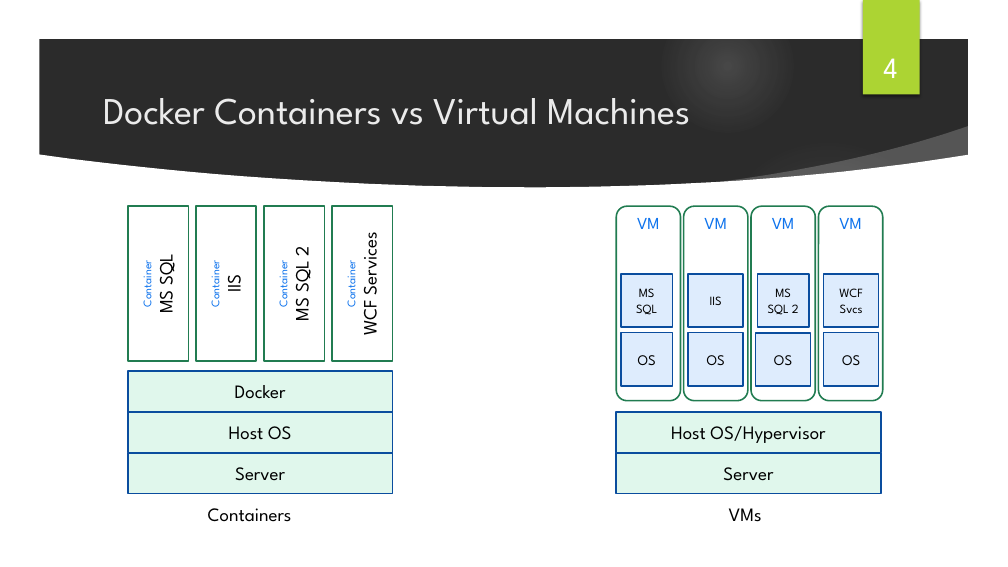
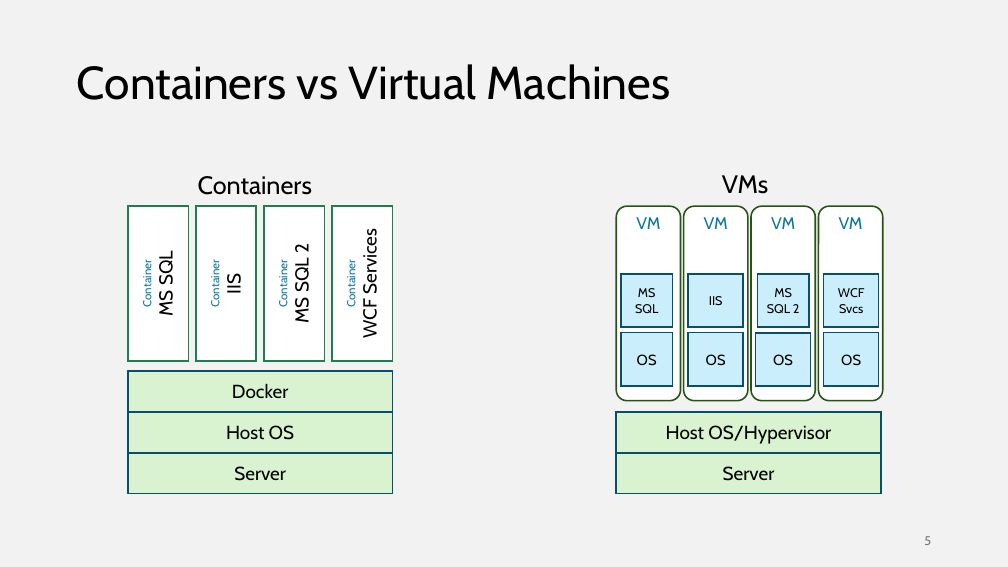
Before and after one commit to ilanham/Presentations, a slide deck: slide 5 of docker/Developing for SQL Server with Docker.pptx (slide 4 before the commit). Drawn at 1008x567 pixels with LibreOffice and Linux fonts; fonts in the diff are those of the drawing; background and template pictures are left out; a plain dark background stands for a picture behind light text. Boxes give left, top, right and bottom in pixels: in the first picture for what was removed or moved away, otherwise in the second. Text is boxed around its words. In the diff, an @@ line names an element or a change of style, - is before the commit and + after.

Commit message:
latest Docker slides version

```diff
--- a/docker/Developing for SQL Server with Docker.pptx
+++ b/docker/Developing for SQL Server with Docker.pptx
@@ background picture (left out) to #F2F2F2 @@
@@ group removed at bbox=[0, 0, 1008, 567]: 5 ellipses, 3 freeform shapes @@
@@ rectangle removed at bbox=[863, 0, 920, 95] @@
@@ page number removed at bbox=[883, 58, 897, 78] @@
-4
@@ title at bbox=[77, 64, 671, 100]: text changed; size 36 to 44 pt; font League Spartan to Cabin; text colour #EBEBEB to #000000 @@
-Docker Containers vs Virtual Machines
+Containers vs Virtual Machines
@@ text "Containers": place and size @@
-text "Containers" at bbox=[208, 508, 292, 522]
+text "Containers" at bbox=[198, 176, 312, 195]
@@ text "Containers" at bbox=[198, 176, 312, 195]: size 18 to 24 pt, font League Spartan to Cabin @@
@@ text "VMs" at bbox=[722, 175, 768, 194]: size 18 to 24 pt, font League Spartan to Cabin @@
@@ text "VMs": place and size @@
-text "VMs" at bbox=[729, 508, 762, 522]
+text "VMs" at bbox=[722, 175, 768, 194]
@@ font League Spartan to Cabin; text colour #0E73ED to #0B76A0 in "Container" in 4 elements at bbox=[128, 206, 188, 361], bbox=[196, 206, 256, 361], bbox=[264, 206, 324, 361], bbox=[332, 206, 392, 361] @@
@@ font League Spartan to Cabin, text colour #0E73ED to #0B76A0; outline #217C51 1.5 pt to #275417 1.5 pt in 4 elements at bbox=[616, 206, 681, 401], bbox=[684, 206, 748, 401], bbox=[819, 206, 883, 401], bbox=[751, 206, 815, 401] @@
@@ font League Spartan to Cabin; fill #DEECFD to #CAEEFB; outline #0A4D9E 1.5 pt to #084F6A 1.5 pt in 8 elements at bbox=[621, 333, 672, 386], bbox=[688, 333, 743, 386], bbox=[823, 333, 879, 386], bbox=[621, 274, 672, 327], bbox=[688, 274, 743, 327], bbox=[823, 274, 879, 327], bbox=[758, 274, 809, 327], bbox=[756, 333, 811, 386] @@
@@ font League Spartan to Cabin; fill #E0F7EC to #D9F2D0; outline #0A4D9E 1.5 pt to #084F6A 1.5 pt in 5 elements at bbox=[128, 453, 392, 494], bbox=[128, 412, 392, 453], bbox=[128, 371, 392, 412], bbox=[616, 453, 881, 494], bbox=[616, 412, 881, 453] @@
@@ page number added at bbox=[924, 536, 931, 545], 12 pt, text #797979 @@
+5
```
Also in this commit, not shown: 18 other slides changed, 3 slides added, 1 slide removed, 2 other files.
